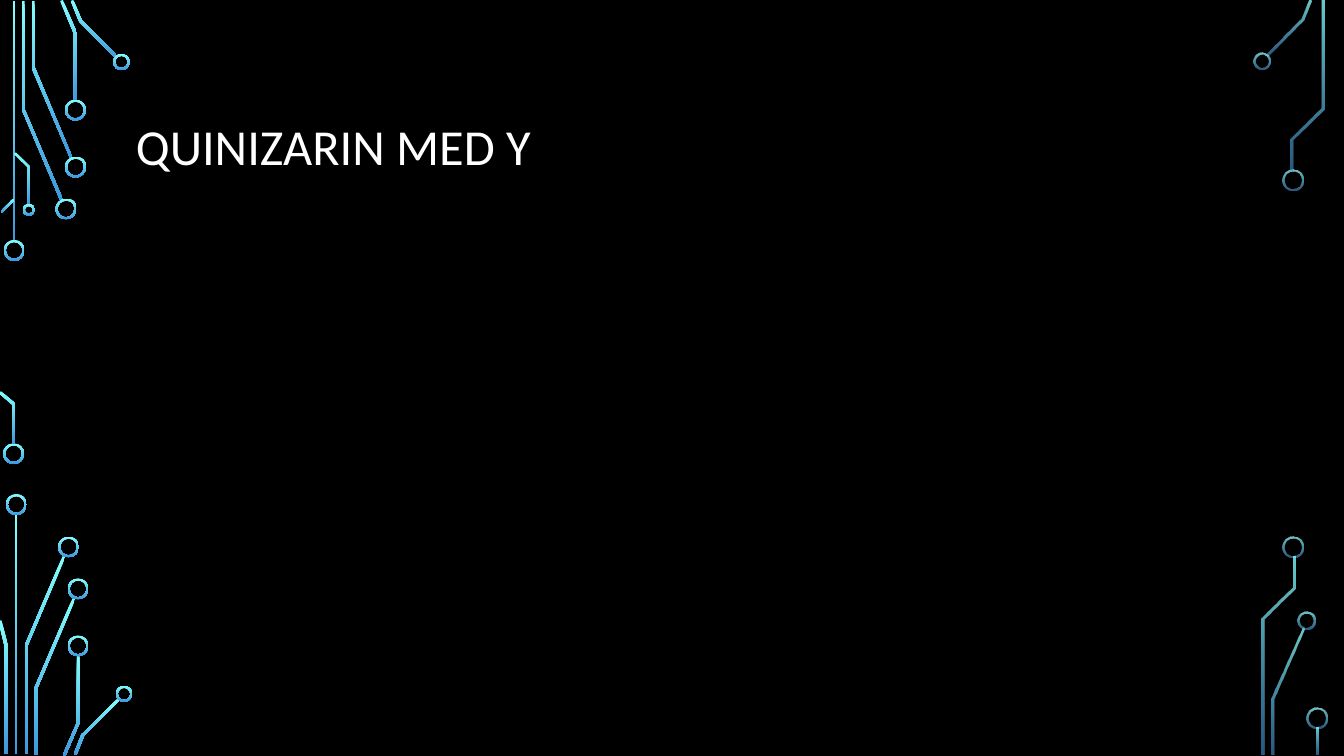
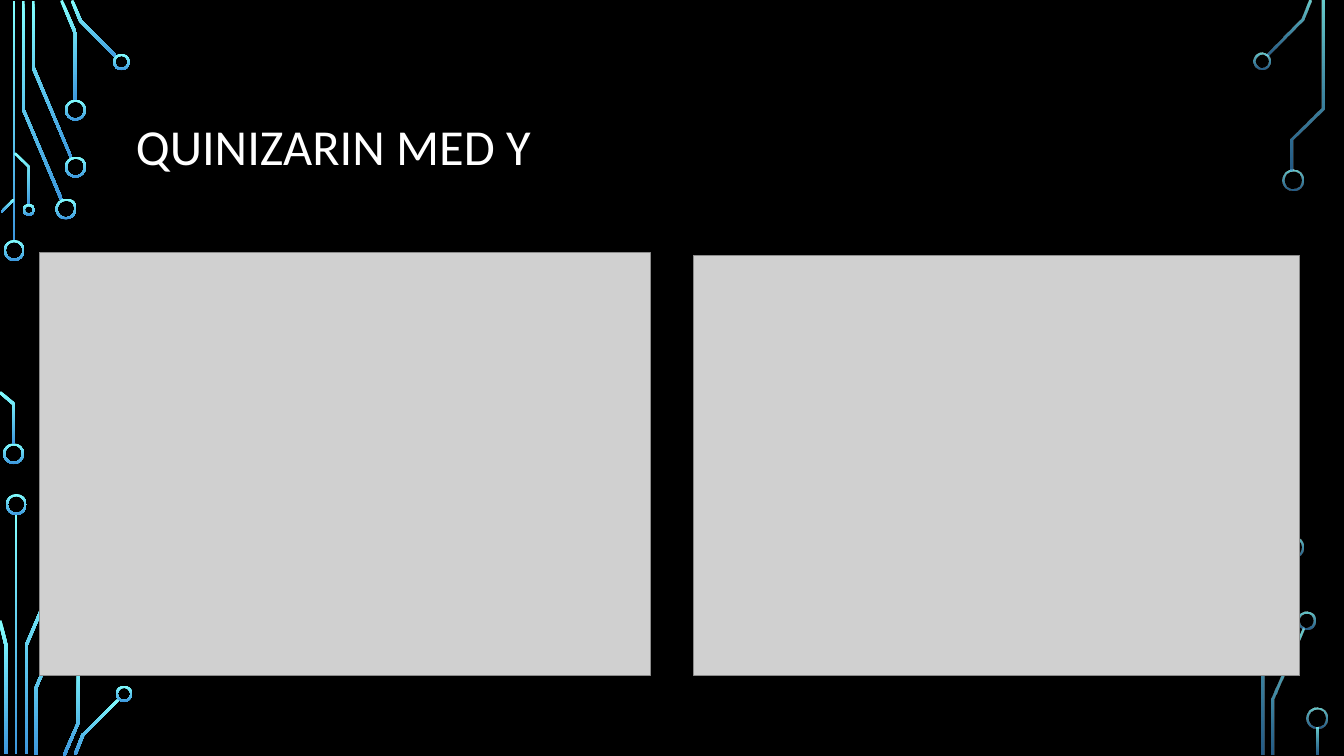
Before and after one commit to alexanjk/FYS-MENA4111-projectH20, a slide deck: slide 11 of Quinizarin som en organisk sensitizer I et tynnfilm.pptx (slide 9 before the commit). Drawn at 1344x756 pixels with LibreOffice and Linux fonts; fonts in the diff are those of the drawing; grey boxes stand for pictures; background and template pictures are left out. Boxes give left, top, right and bottom in pixels: in the first picture for what was removed or moved away, otherwise in the second. Text is boxed around its words. In the diff, an @@ line names an element or a change of style, - is before the commit and + after.

```diff
--- a/Quinizarin som en organisk sensitizer I et tynnfilm.pptx
+++ b/Quinizarin som en organisk sensitizer I et tynnfilm.pptx
@@ picture added at [39,252,650,676] @@
@@ picture added at [694,256,1300,677] @@
@@ freeform shape removed at [58,536,80,558] @@
@@ freeform shape removed at [68,579,89,600] @@
@@ freeform shape removed at [68,635,89,656] @@
```
Also in this commit, not shown: 4 other slides changed, 3 slides added.
